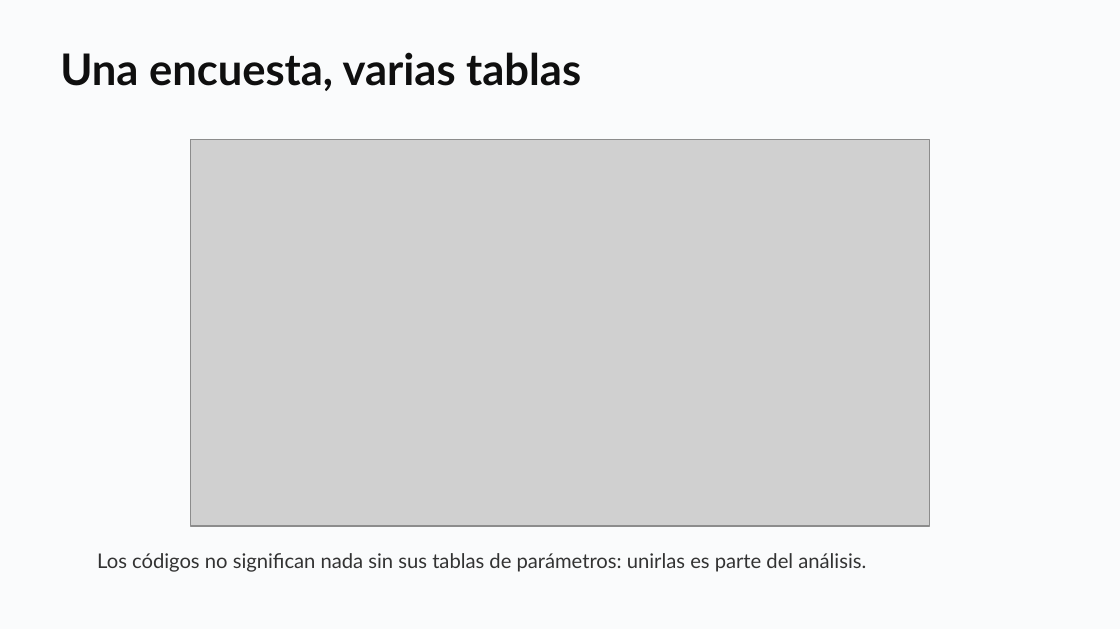
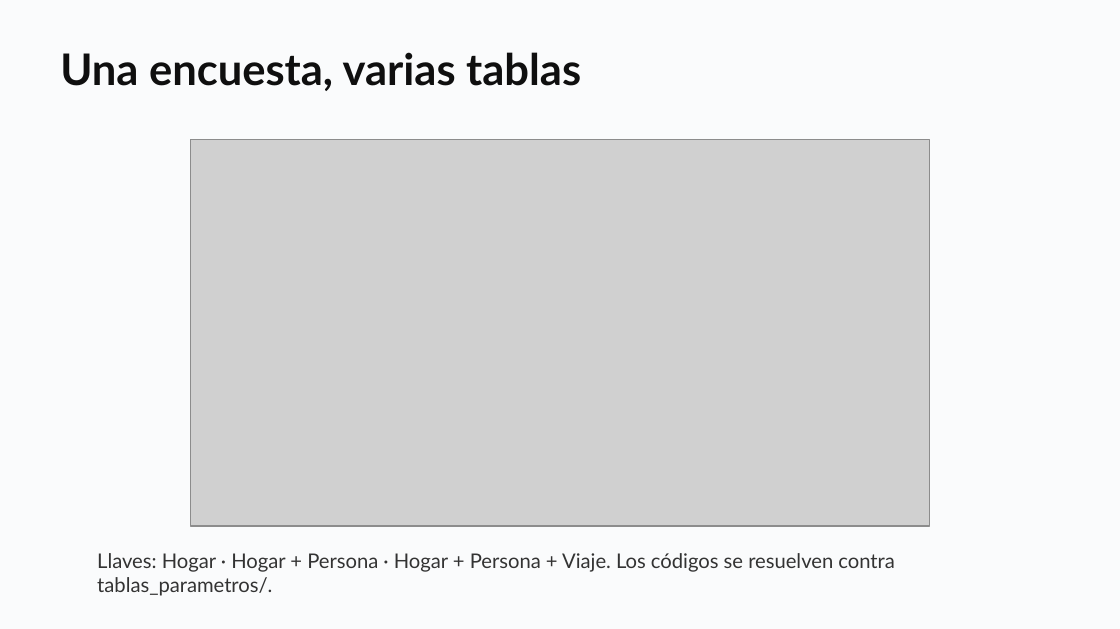
Before and after one commit to daniopitz/cienciadatos, a slide deck: slide 18 of presentaciones/clase02_pandas_eda.pptx. Drawn at 1120x629 pixels with LibreOffice and Linux fonts; fonts in the diff are those of the drawing; grey boxes stand for pictures. Boxes give left, top, right and bottom in pixels: in the first picture for what was removed or moved away, otherwise in the second. Text is boxed around its words. In the diff, an @@ line names an element or a change of style, - is before the commit and + after.

```diff
--- a/presentaciones/clase02_pandas_eda.pptx
+++ b/presentaciones/clase02_pandas_eda.pptx
@@ text at [97,553,894,596]: text changed @@
-Los códigos no significan nada sin sus tablas de parámetros: unirlas es parte del análisis.
+Llaves: Hogar · Hogar + Persona · Hogar + Persona + Viaje. Los códigos se resuelven contra tablas_parametros/.
```
Also in this commit, not shown: 1 other slide changed, 1 other file.
